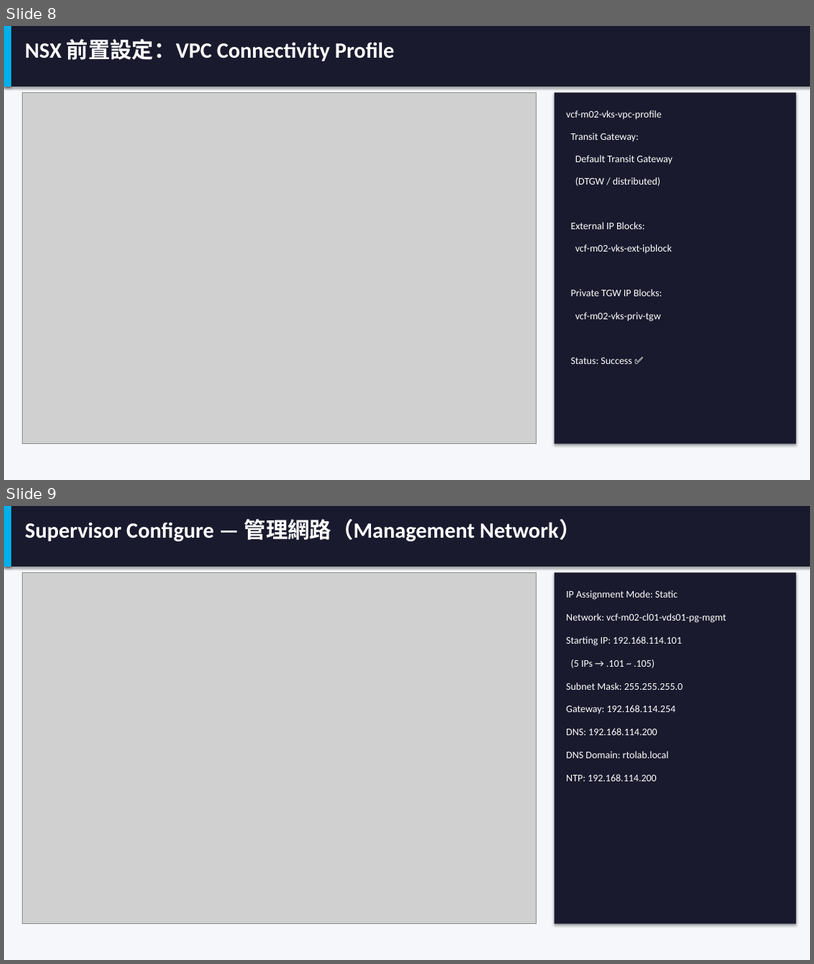
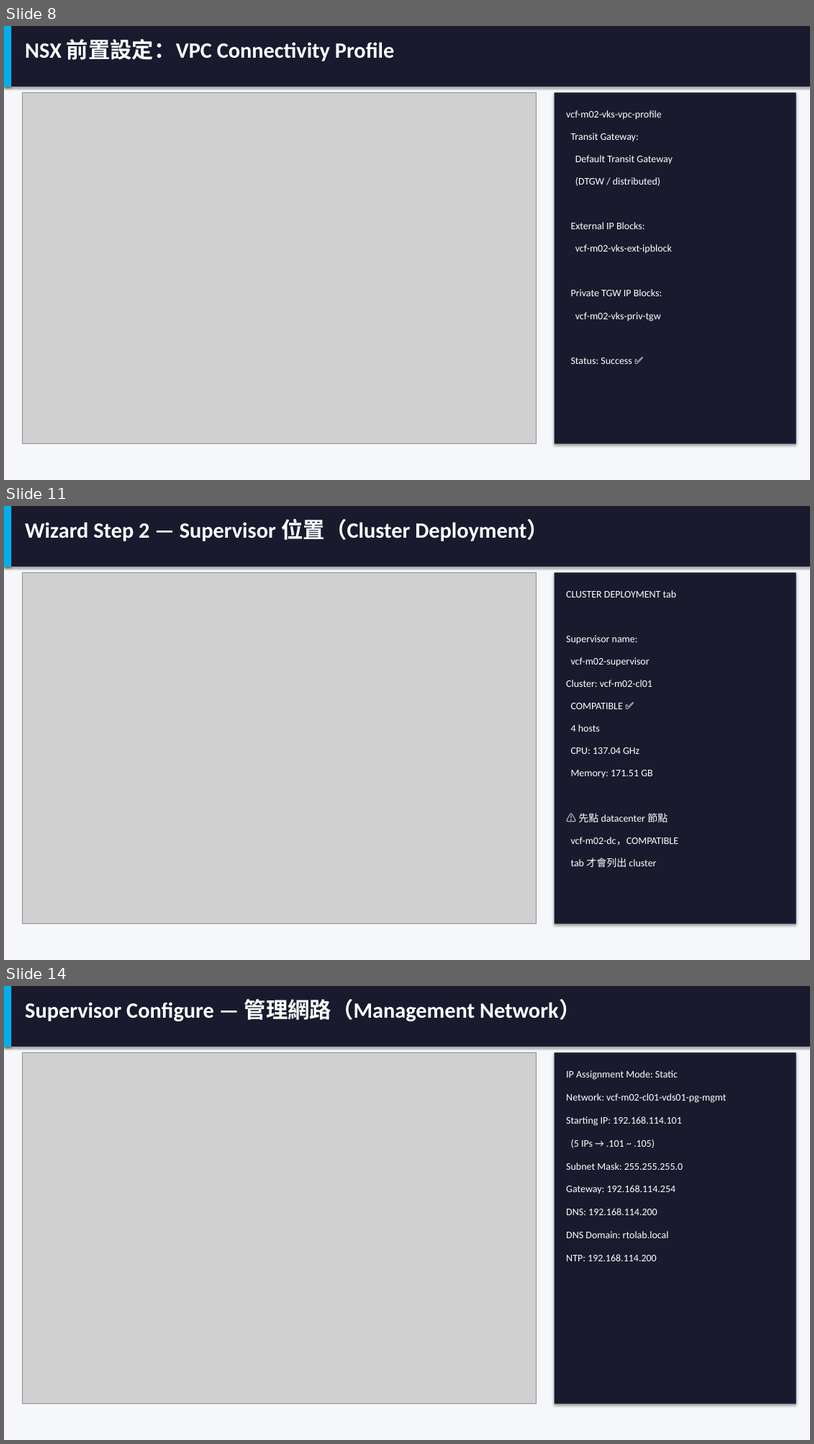
Before and after one commit to kostenyang/vcf9.1vks, a slide deck: VKS-on-VCF91.pptx. Shown one above the other, each under a label of ours: slides 8 and 9 before the commit, slides 8, 11 and 14 after it; the slides between them are not shown. The pictures are 814x964 and 814x1444 pixels, drawn with LibreOffice and Linux fonts; fonts in the diff are those of the drawing; grey boxes stand for pictures. Boxes give left, top, right and bottom in pixels: in the first picture for what was removed or moved away, otherwise in the second. Text is boxed around its words. In the diff, an @@ line names an element or a change of style, - is before the commit and + after.

```diff
--- a/VKS-on-VCF91.pptx
+++ b/VKS-on-VCF91.pptx
@@ slide 11 added at (x1=4, y1=506, x2=810, y2=960), background #FFFFFF @@
@@ rectangle added at (x1=4, y1=506, x2=810, y2=960), fill #F5F7FA @@
@@ rectangle added at (x1=4, y1=506, x2=810, y2=566), fill #1A1A2E @@
@@ rectangle added at (x1=4, y1=506, x2=11, y2=566), fill #00B0EA @@
@@ text added at (x1=25, y1=519, x2=549, y2=541), 26 pt, text #FFFFFF, bold @@
+Wizard Step 2 — Supervisor 位置（Cluster Deployment）
@@ picture added at (x1=22, y1=572, x2=536, y2=924) @@
@@ rectangle added at (x1=555, y1=572, x2=797, y2=924), fill #1A1A2E @@
@@ text added at (x1=566, y1=590, x2=677, y2=597), 12 pt, text #FFFFFF @@
+CLUSTER DEPLOYMENT tab
@@ text added at (x1=566, y1=635, x2=638, y2=644), 12 pt, text #FFFFFF @@
+Supervisor name:
@@ text added at (x1=571, y1=657, x2=650, y2=667), 12 pt, text #FFFFFF @@
+vcf-m02-supervisor
@@ text added at (x1=566, y1=680, x2=653, y2=687), 12 pt, text #FFFFFF @@
+Cluster: vcf-m02-cl01
@@ text added at (x1=571, y1=703, x2=623, y2=709), 12 pt, text #FFFFFF @@
+COMPATIBLE ✅
@@ text added at (x1=571, y1=724, x2=600, y2=731), 12 pt, text #FFFFFF @@
+4 hosts
@@ text added at (x1=571, y1=747, x2=640, y2=754), 12 pt, text #FFFFFF @@
+CPU: 137.04 GHz
@@ text added at (x1=571, y1=770, x2=653, y2=777), 12 pt, text #FFFFFF @@
+Memory: 171.51 GB
@@ text added at (x1=579, y1=813, x2=668, y2=822), 12 pt, text #FFFFFF @@
+⚠️ 先點 datacenter 節點
@@ text added at (x1=571, y1=836, x2=679, y2=844), 12 pt, text #FFFFFF @@
+vcf-m02-dc，COMPATIBLE
@@ text added at (x1=571, y1=857, x2=656, y2=867), 12 pt, text #FFFFFF @@
+tab 才會列出 cluster
@@ what was slide 9 is now slide 14 @@
```
Also in this commit, not shown: 1 slide changed, 4 other slides added, 3 other files.
